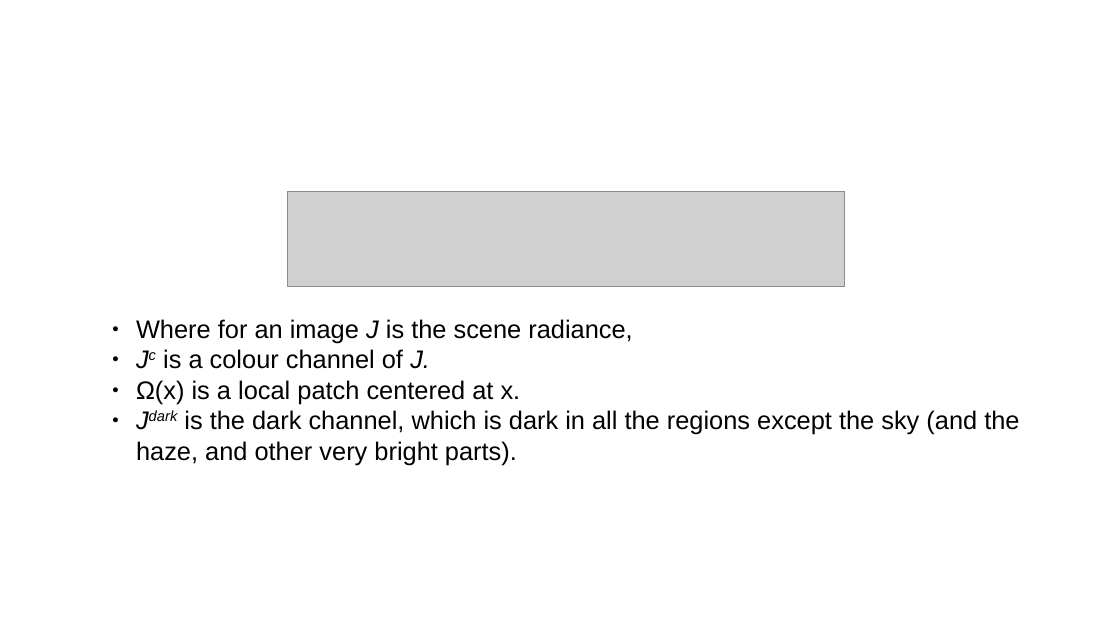
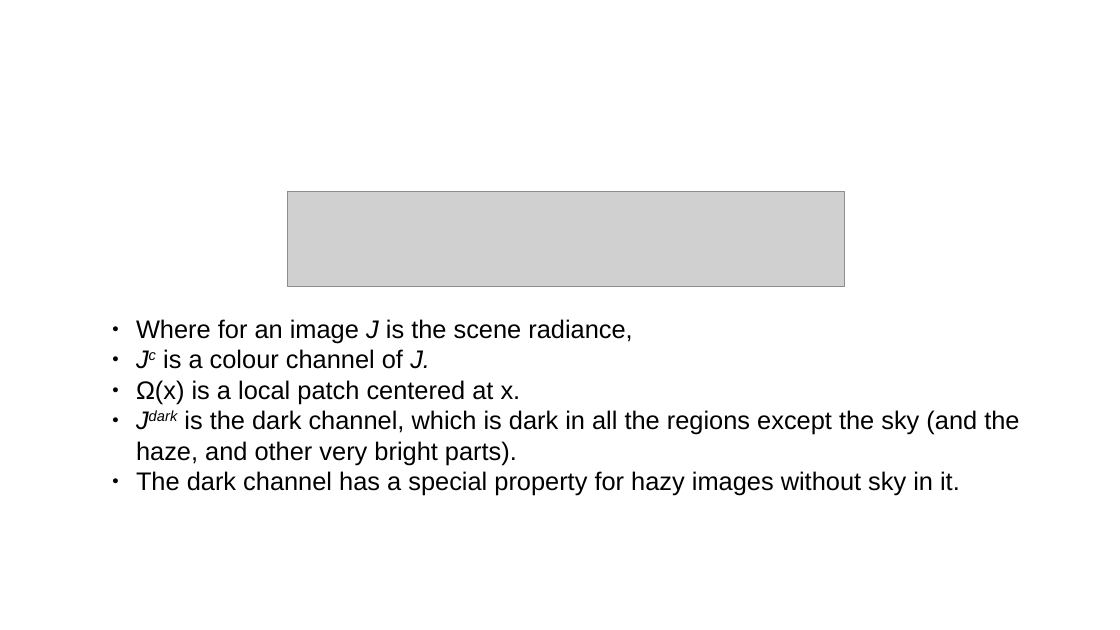
Before and after one commit to divy-kala/Single-Image-Haze-Removal-Using-Dark-Channel-Prior, a slide deck: slide 3 of singleimage.odp. Drawn at 1120x630 pixels with LibreOffice and Linux fonts; fonts in the diff are those of the drawing; grey boxes stand for pictures; background and template pictures are left out. Boxes give left, top, right and bottom in pixels: in the first picture for what was removed or moved away, otherwise in the second. Text is boxed around its words. In the diff, an @@ line names an element or a change of style, - is before the commit and + after.

```diff
--- a/singleimage.odp
+++ b/singleimage.odp
@@ text at (136, 471, 960, 496): paragraph added @@
+● The dark channel has a special property for hazy images without sky in it.
```
Also in this commit, not shown: 1 other slide changed, 5 other files.
